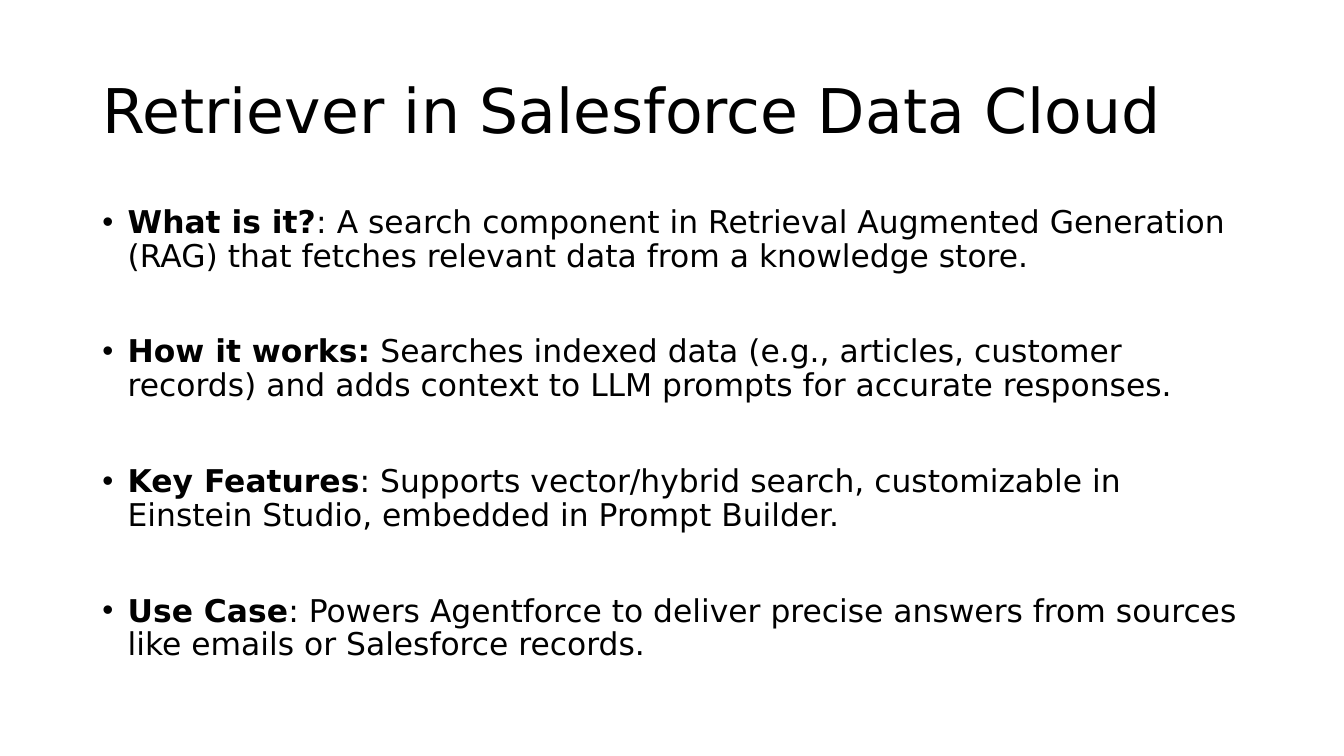
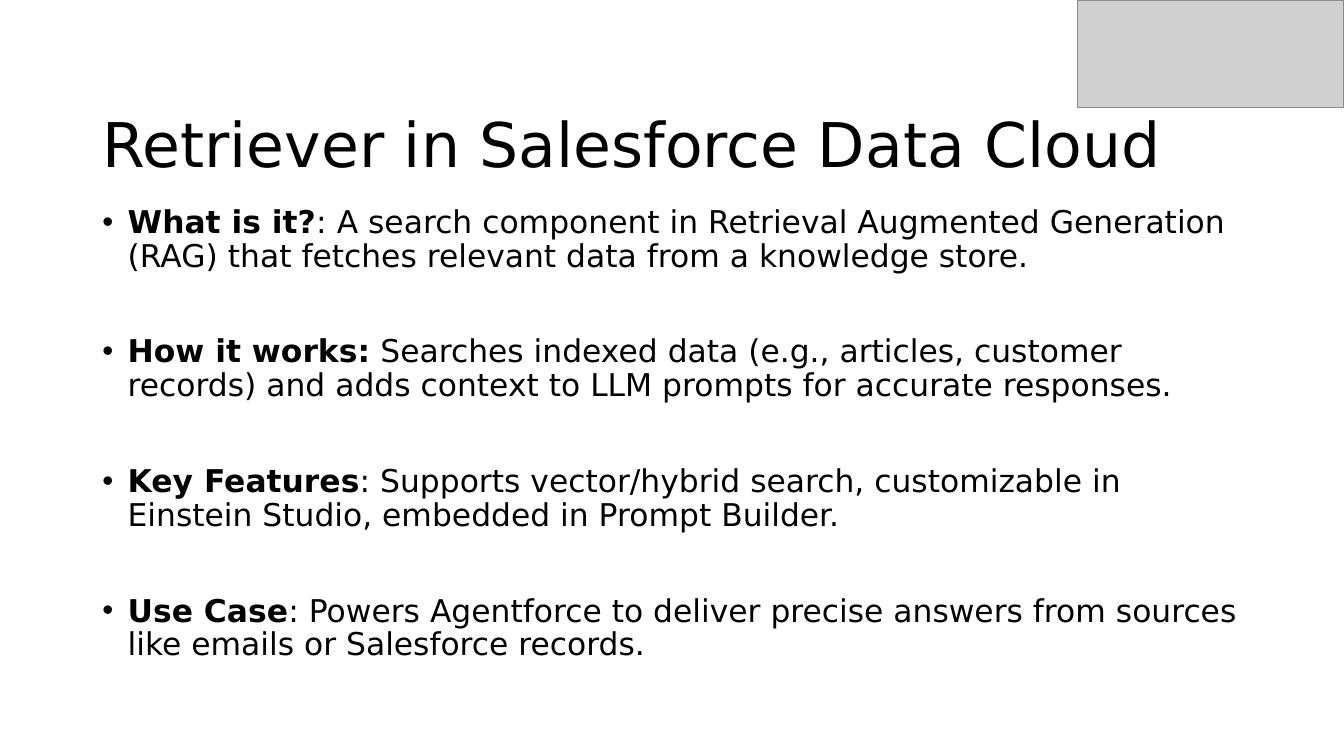
Before and after one commit to SyedZubair/Python-HansOn, a slide deck: slide 5 of src/machinelearning/Cloudisian - Data Cloud Topics.pptx. Drawn at 1344x756 pixels with LibreOffice and Linux fonts; fonts in the diff are those of the drawing; grey boxes stand for pictures. Boxes give left, top, right and bottom in pixels: in the first picture for what was removed or moved away, otherwise in the second. Text is boxed around its words. In the diff, an @@ line names an element or a change of style, - is before the commit and + after.

```diff
--- a/src/machinelearning/Cloudisian - Data Cloud Topics.pptx
+++ b/src/machinelearning/Cloudisian - Data Cloud Topics.pptx
@@ picture added at (x1=1078, y1=0, x2=1344, y2=108) @@
@@ title "Retriever in Salesforce Data Cloud" moved from (x1=102, y1=86, x2=1160, y2=134) to (x1=102, y1=120, x2=1160, y2=168) @@
```
Also in this commit, not shown: 4 other slides changed, 10 other files.
